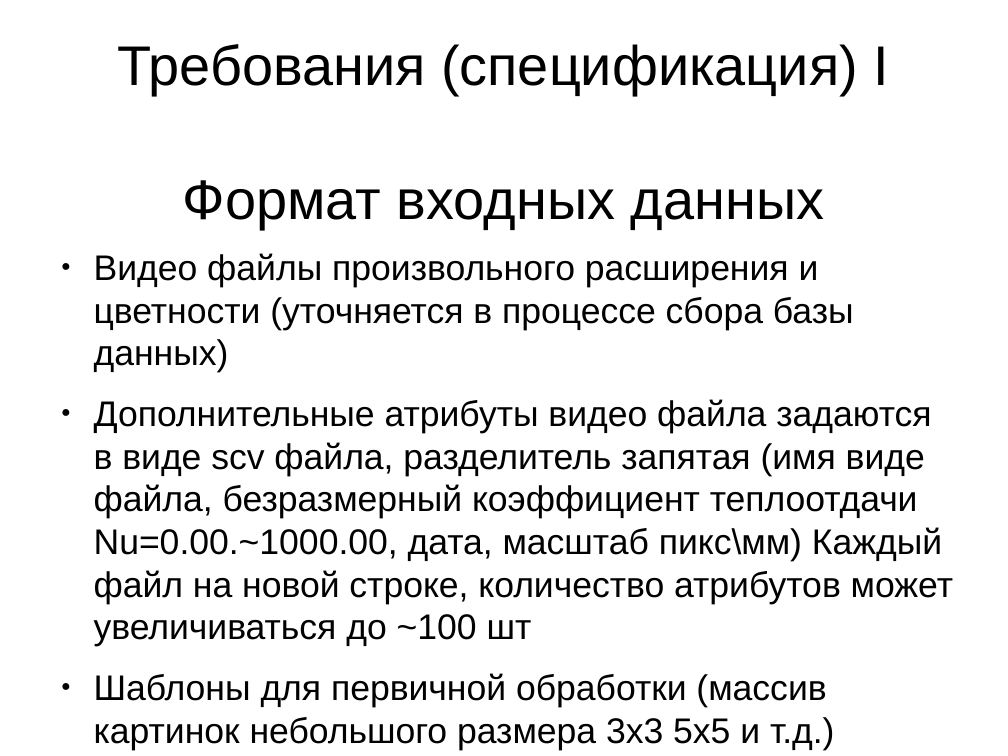
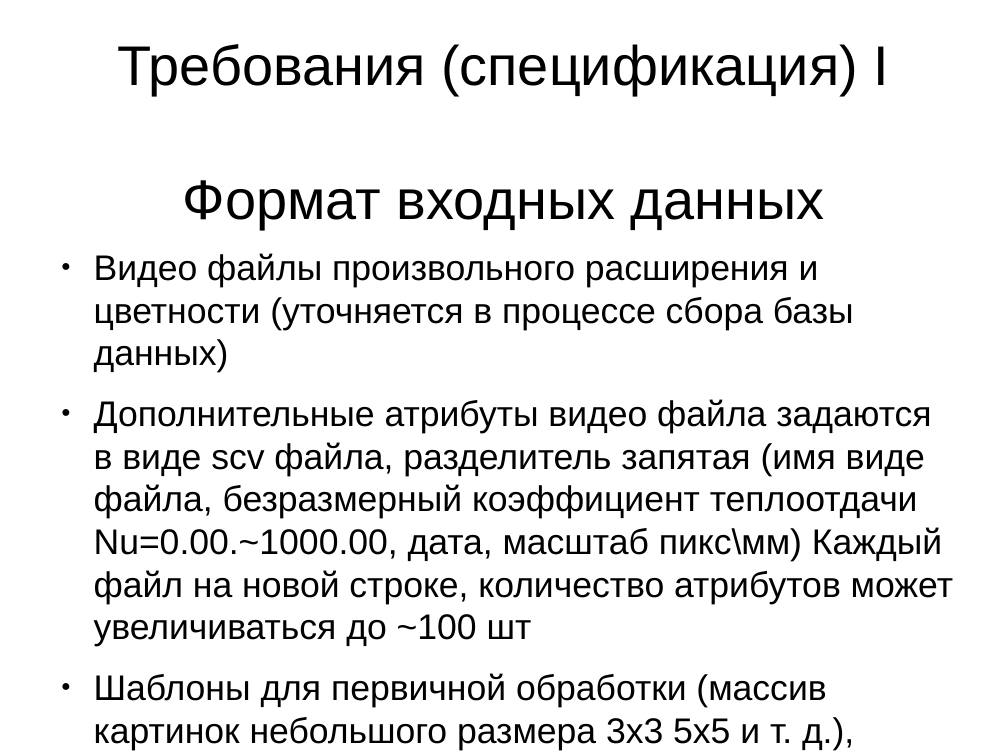
Before and after one commit to Lavrikov/Boiler, a slide deck: slide 4 of Проект разработки.odp. Drawn at 1008x756 pixels with LibreOffice and Linux fonts; fonts in the diff are those of the drawing. Boxes give left, top, right and bottom in pixels: in the first picture for what was removed or moved away, otherwise in the second. Text is boxed around its words. In the diff, an @@ line names an element or a change of style, - is before the commit and + after.

```diff
--- a/Проект разработки.odp
+++ b/Проект разработки.odp
@@ text at box(94, 673, 854, 750): text changed @@
-● Шаблоны для первичной обработки (массив картинок небольшого размера 3х3 5х5 и т.д.)
+● Шаблоны для первичной обработки (массив картинок небольшого размера 3х3 5х5 и т. д.), тренированные модели.
```
Also in this commit, not shown: 1 other slide changed, 3 slides added, 1 slide removed, 1 other file.
